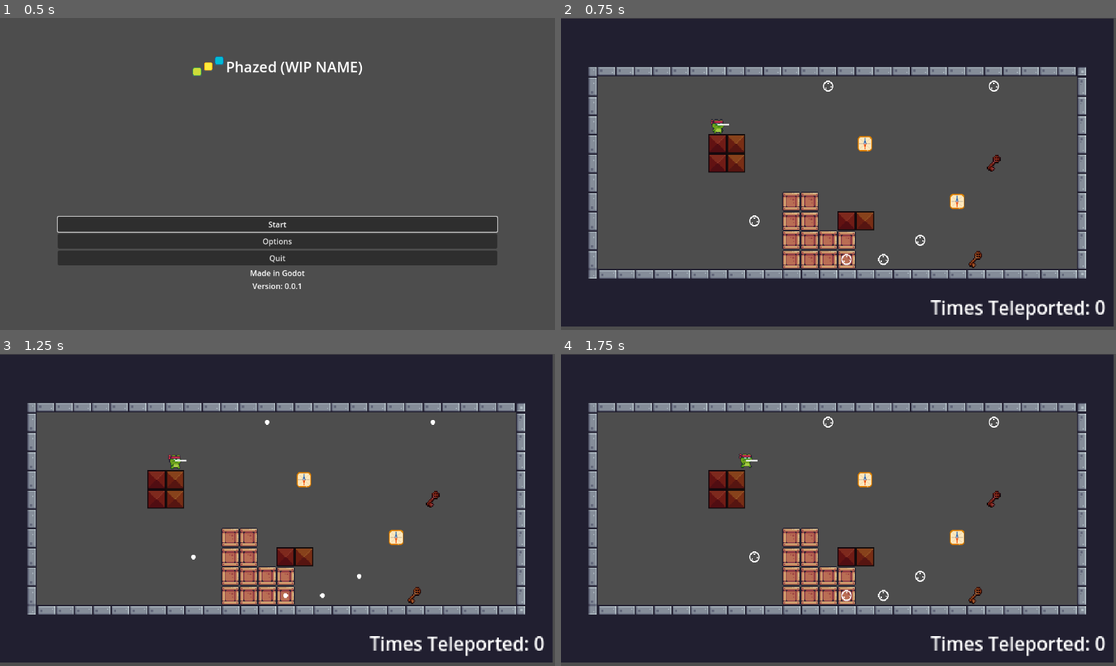
Above: before the commit, frames 1-4 (two rows, left to right).
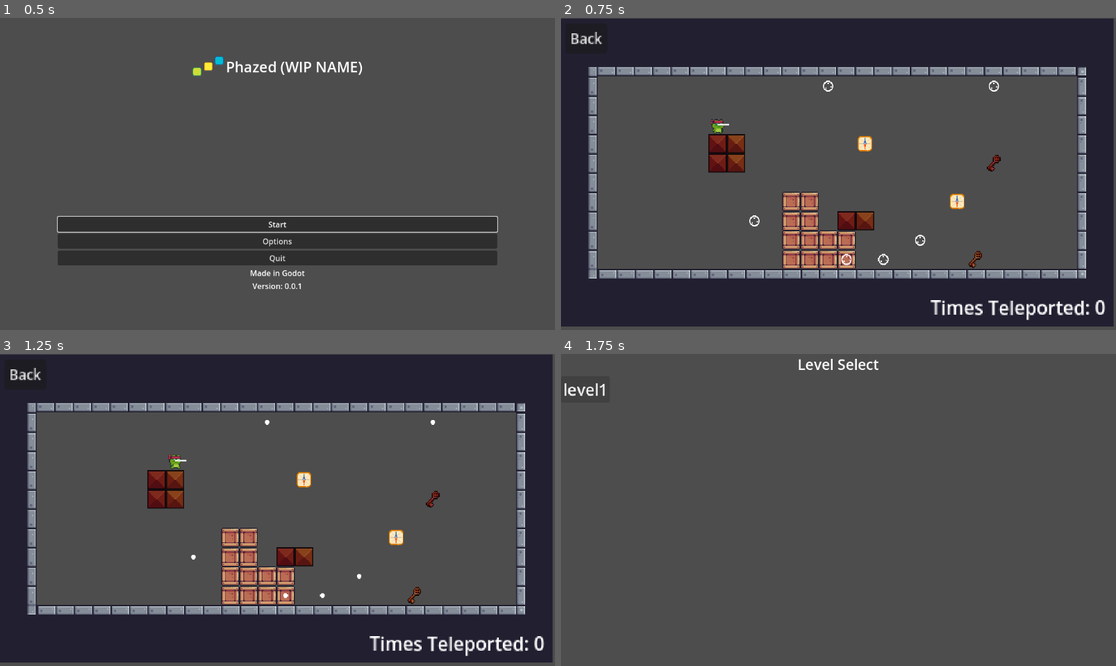
Above: after the commit, the same moments.

Repository: DoubleTrio/phazed
Game: Godot game, scene res://Scenes/Menu/main_menu.tscn
Same seed, same stepped clock (60 frames per second), same inputs: the game is played once before the commit and once after it.
Inputs (mouse positions are in pixels of both pictures, inside the frame that each line leads up to):
- Up to frame 1 (0.5 s): no input
- Up to frame 2 (0.75 s): click "Start" at 0.5 s
- Up to frame 3 (1.25 s): no input
- Up to frame 4 (1.75 s): click (588, 375) at 1.25 s, where only the run after the commit has a clickable "Back"

Frame 1 is identical in both runs. In frame 2, 0.1% of the frame differs, in the area x 1-8%, y 4-9%; in frame 3, 0.1%; in frame 4, 48%, in the area x 0-100%, y 0-99%.

Commit message:
level selector (#9)
Co-authored-by: Nifiore <nicholaszfiore@gmail.com>

Diff:
--- a/Scenes/Levels/level1.tscn
+++ b/Scenes/Levels/level1.tscn
@@ -20,6 +20,7 @@
 [ext_resource type="PackedScene" uid="uid://b4w71q4eudct0" path="res://Scenes/Blocks/lock_block.tscn" id="14_jgmc3"]
 [ext_resource type="Resource" uid="uid://bouag52a0gqmj" path="res://Scripts/Resources/orange.tres" id="15_237pv"]
 [ext_resource type="PackedScene" uid="uid://bhf80lgxfsvjh" path="res://Scenes/Entities/gravity_switch.tscn" id="15_m5s3y"]
+[ext_resource type="PackedScene" uid="uid://cra2m2tsne757" path="res://Scenes/Menu/lvl_button.tscn" id="21_0wnda"]
 
 [sub_resource type="TileSetAtlasSource" id="TileSetAtlasSource_qekjl"]
 texture = ExtResource("2_ajqll")
@@ -392,3 +393,12 @@
 [node name="Global" type="Node2D" parent="."]
 position = Vector2(-288, 160)
 script = ExtResource("14_fcd3a")
+
+[node name="lvl_button" parent="." instance=ExtResource("21_0wnda")]
+offset_left = -396.0
+offset_top = -156.0
+offset_right = -360.0
+offset_bottom = -131.0
+theme_override_font_sizes/font_size = 12
+text = "Back"
+level_path = "res://Scenes/Menu/level_selection.tscn"
--- /dev/null
+++ b/Scenes/Menu/level_selection.tscn
@@ -0,0 +1,29 @@
+[gd_scene load_steps=2 format=3 uid="uid://cuk33jwnwgnvx"]
+
+[ext_resource type="Script" path="res://Scripts/Menu/level_selection.gd" id="1_jnaxq"]
+
+[node name="level_selection" type="Control"]
+layout_mode = 3
+anchors_preset = 15
+anchor_right = 1.0
+anchor_bottom = 1.0
+grow_horizontal = 2
+grow_vertical = 2
+script = ExtResource("1_jnaxq")
+
+[node name="MarginContainer" type="MarginContainer" parent="."]
+layout_mode = 0
+offset_right = 1152.0
+offset_bottom = 648.0
+
+[node name="VBoxContainer" type="VBoxContainer" parent="MarginContainer"]
+layout_mode = 2
+
+[node name="Label" type="Label" parent="MarginContainer/VBoxContainer"]
+layout_mode = 2
+theme_override_font_sizes/font_size = 30
+text = "Level Select"
+horizontal_alignment = 1
+
+[node name="GridContainer" type="GridContainer" parent="MarginContainer/VBoxContainer"]
+layout_mode = 2
--- /dev/null
+++ b/Scenes/Menu/lvl_button.tscn
@@ -0,0 +1,14 @@
+[gd_scene load_steps=2 format=3 uid="uid://cra2m2tsne757"]
+
+[ext_resource type="Script" path="res://Scripts/Menu/lvl_button.gd" id="1_x0j1r"]
+
+[node name="lvl_button" type="Button"]
+offset_right = 49.0
+offset_bottom = 25.0
+theme_override_font_sizes/font_size = 30
+text = "Level 1"
+script = ExtResource("1_x0j1r")
+
+[connection signal="mouse_entered" from="." to="." method="_on_mouse_entered"]
+[connection signal="mouse_exited" from="." to="." method="_on_mouse_exited"]
+[connection signal="pressed" from="." to="." method="_on_pressed"]
--- /dev/null
+++ b/Scripts/Menu/level_selection.gd
@@ -0,0 +1,31 @@
+extends Control
+
+const LEVEL_BTN = preload("res://Scenes/Menu/lvl_button.tscn")
+
+@export_dir var dir_path
+
+@onready var grid = $MarginContainer/VBoxContainer/GridContainer
+
+func _ready() -> void:
+	get_levels(dir_path)
+
+func get_levels(path) -> void:
+	var dir = DirAccess.open("res://Scenes/Levels")
+
+	dir.list_dir_begin()
+	var file_name = dir.get_next()
+
+	print(file_name)
+
+	while file_name != "":
+		print(file_name)
+		create_level_btn('%s/%s' % [dir.get_current_dir(),file_name], file_name)
+		file_name = dir.get_next()
+	dir.list_dir_end()
+
+
+func create_level_btn(lvl_path:String, lvl_name:String) -> void:
+	var btn = LEVEL_BTN.instantiate()
+	btn.text = lvl_name.trim_suffix('.tscn')
+	btn.level_path = lvl_path
+	grid.add_child(btn)
--- /dev/null
+++ b/Scripts/Menu/lvl_button.gd
@@ -0,0 +1,26 @@
+extends Button
+
+
+@export_file var level_path
+
+var original_size := scale
+var grow_size := Vector2(1.1, 1.1)
+
+
+func _on_mouse_entered() -> void:
+	grow_btn(grow_size, 0.1)
+
+
+func _on_mouse_exited() -> void:
+	grow_btn(original_size, 0.1)
+
+
+func grow_btn(end_size: Vector2, duration: float) -> void:
+	var tween := create_tween().set_trans(Tween.TRANS_LINEAR).set_ease(Tween.EASE_IN_OUT)
+	tween.tween_property(self, 'scale', end_size, duration)
+
+
+func _on_pressed() -> void:
+	if level_path == null:
+		return
+	get_tree().change_scene_to_file(level_path)
Not shown: 1 places in Scenes/Levels/level1.tscn that only renumber resources
